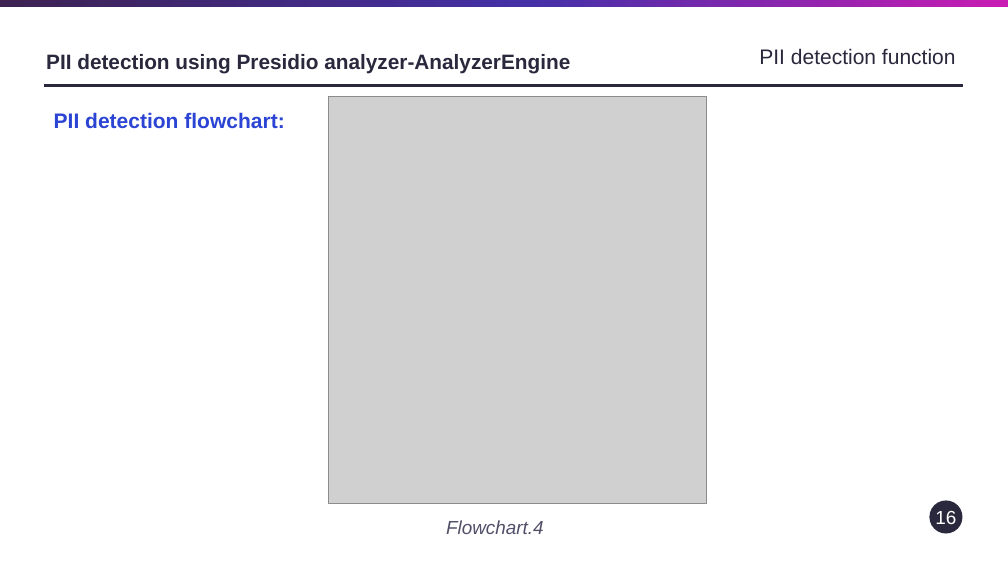
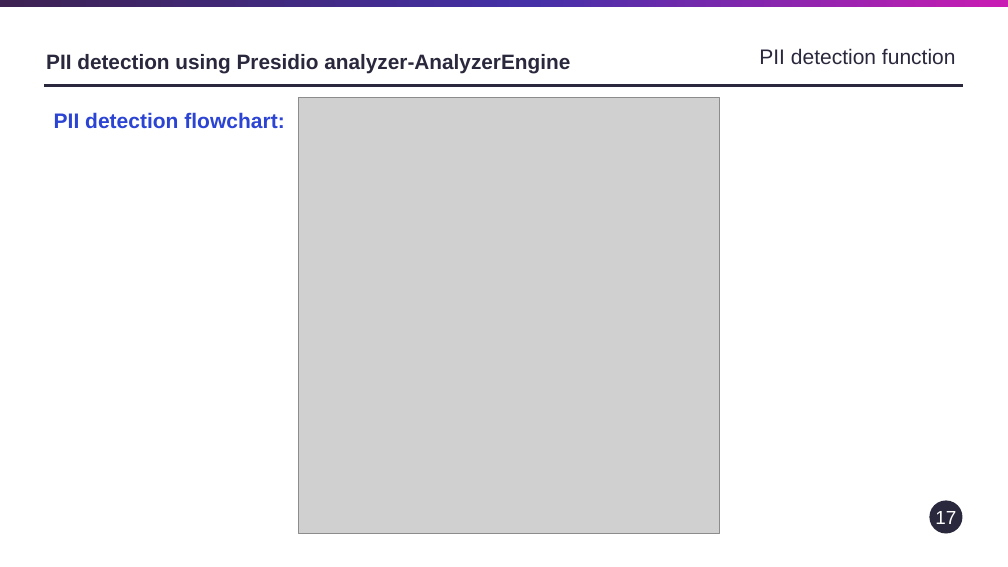
Before and after one commit to VirajOke/My-AI-Projects, a slide deck: slide 17 of nlp-exploration-notebooks-main/nlp-exploration-notebooks-main/Results/NLP_Toolkit - comments.pptx (slide 16 before the commit). Drawn at 1008x567 pixels with LibreOffice and Linux fonts; fonts in the diff are those of the drawing; grey boxes stand for pictures. Boxes give left, top, right and bottom in pixels: in the first picture for what was removed or moved away, otherwise in the second. Text is boxed around its words. In the diff, an @@ line names an element or a change of style, - is before the commit and + after.

```diff
--- a/nlp-exploration-notebooks-main/nlp-exploration-notebooks-main/Results/NLP_Toolkit - comments.pptx
+++ b/nlp-exploration-notebooks-main/nlp-exploration-notebooks-main/Results/NLP_Toolkit - comments.pptx
@@ picture: place and size @@
-picture at (328,96,706,504)
+picture at (299,98,720,535)
@@ text removed at (446,520,544,534) @@
-Flowchart.4
@@ page number at (935,511,956,524): text changed @@
-16
+17
```
Also in this commit, not shown: 12 other slides changed, 1 slide added.
